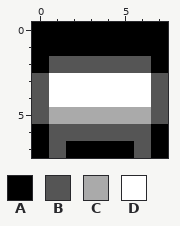
File history of a pixel-art sprite, res/Buildings/Clutter/Furniture/Simple_Stool.png. This is how it looked before the edit.
The file is 8x8 pixels. Colours within 5 levels of each other are drawn and written as one.
Palette (. is transparent): A #000000  B #555555  C #aaaaaa  D #ffffff
The result:
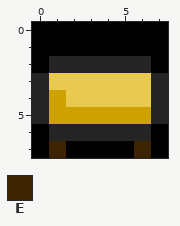
Colours new in this view: E #3e2300
Diff:
@@ palette @@
-B #555555
+B #242424
-C #aaaaaa
+C #cea202
-D #ffffff
+D #eac950
@@ x 0..7 @@
 3 BDDDDDDB
-4 BDDDDDDB
+4 BCDDDDDB
 5 BCCCCCCB
 6 ABBBBBBA
-7 ABAAAABA
+7 AEAAAAEA
